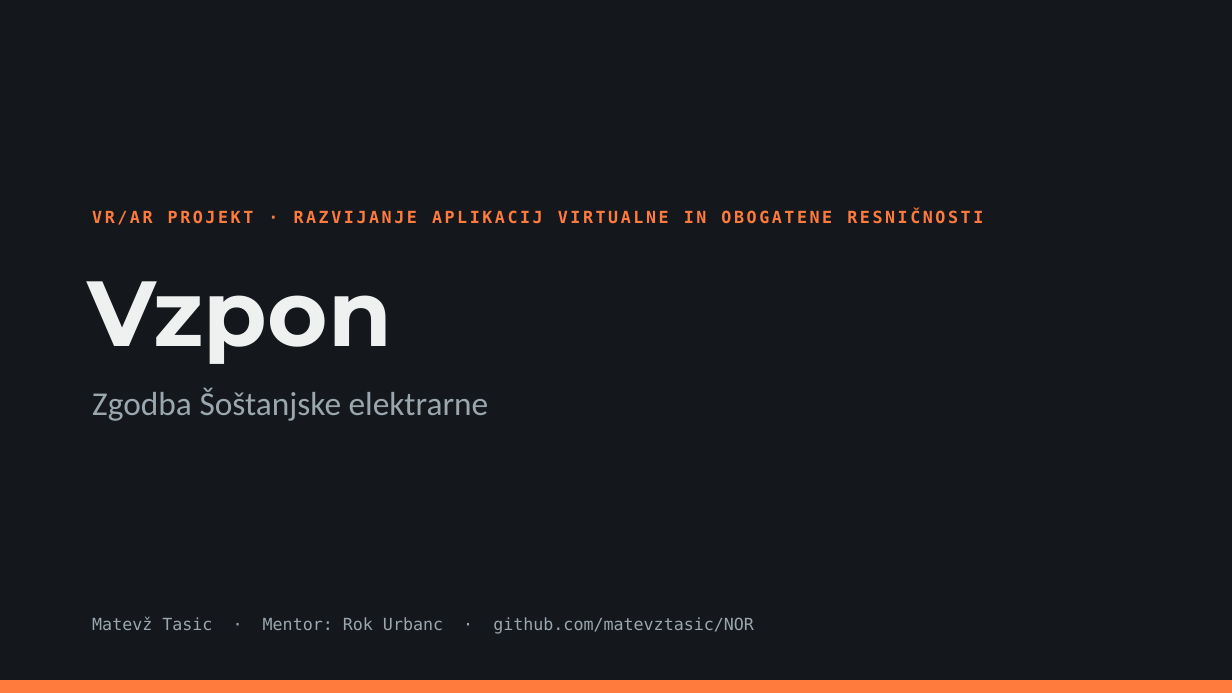
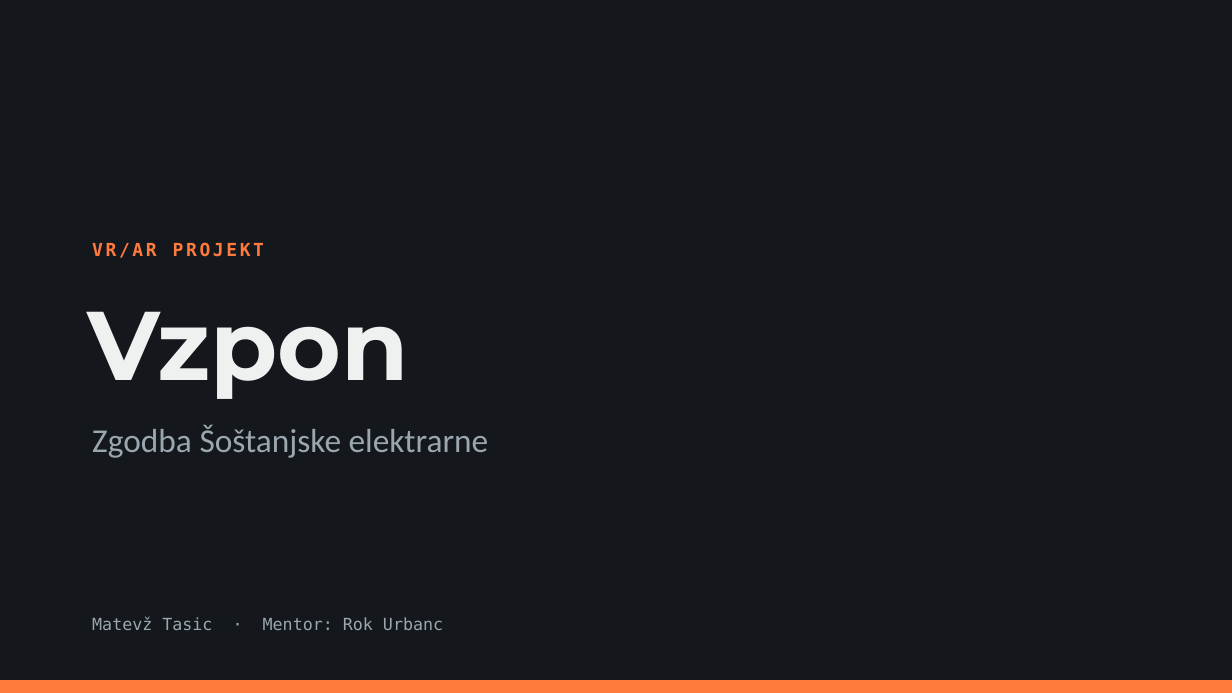
Before and after one commit to matevztasic/NOR, a slide deck: slide 1 of VR-AR-Predmet/predstavitev/Vzpon-predstavitev.pptx. Drawn at 1232x693 pixels with LibreOffice and Linux fonts; fonts in the diff are those of the drawing. Boxes give left, top, right and bottom in pixels: in the first picture for what was removed or moved away, otherwise in the second. Text is boxed around its words. In the diff, an @@ line names an element or a change of style, - is before the commit and + after.

```diff
--- a/VR-AR-Predmet/predstavitev/Vzpon-predstavitev.pptx
+++ b/VR-AR-Predmet/predstavitev/Vzpon-predstavitev.pptx
@@ text "Vzpon": place and size @@
-text "Vzpon" at box(88, 281, 392, 364)
+text "Vzpon" at box(88, 311, 409, 399)
@@ text "Vzpon" at box(88, 311, 409, 399): size 72 to 76 pt @@
@@ text at box(92, 242, 264, 258): text changed; size 13 to 14 pt @@
-VR/AR PROJEKT · RAZVIJANJE APLIKACIJ VIRTUALNE IN OBOGATENE RESNIČNOSTI
+VR/AR PROJEKT
@@ text "Zgodba Šoštanjske elektrarne": place and size @@
-text "Zgodba Šoštanjske elektrarne" at box(92, 387, 489, 421)
+text "Zgodba Šoštanjske elektrarne" at box(92, 424, 489, 458)
@@ text at box(92, 616, 443, 630): text changed @@
-Matevž Tasic · Mentor: Rok Urbanc · github.com/matevztasic/NOR
+Matevž Tasic · Mentor: Rok Urbanc
```
Also in this commit, not shown: 3 other slides changed, 6 slides added, 9 slides removed, 2 other files.
